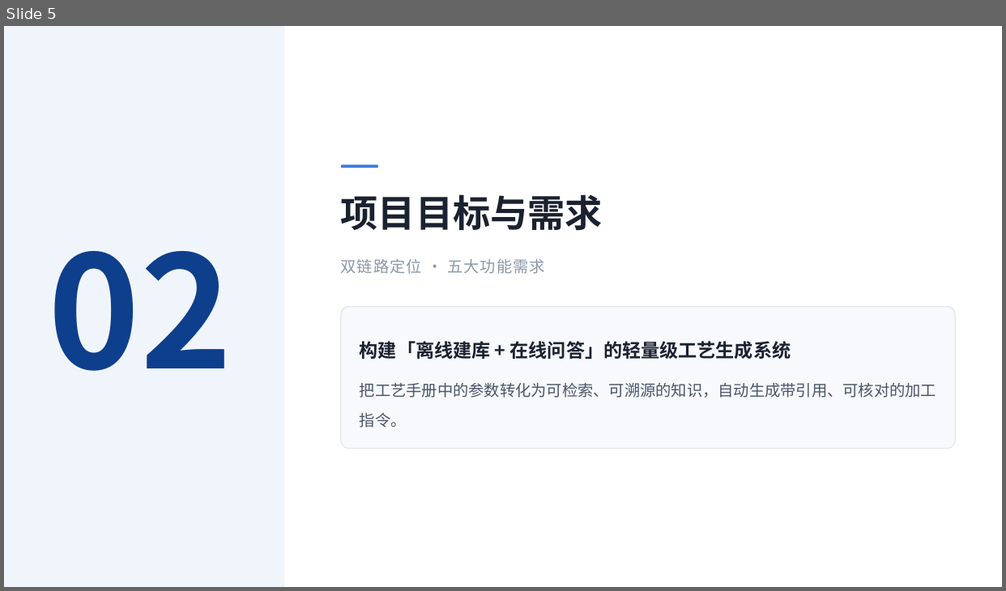
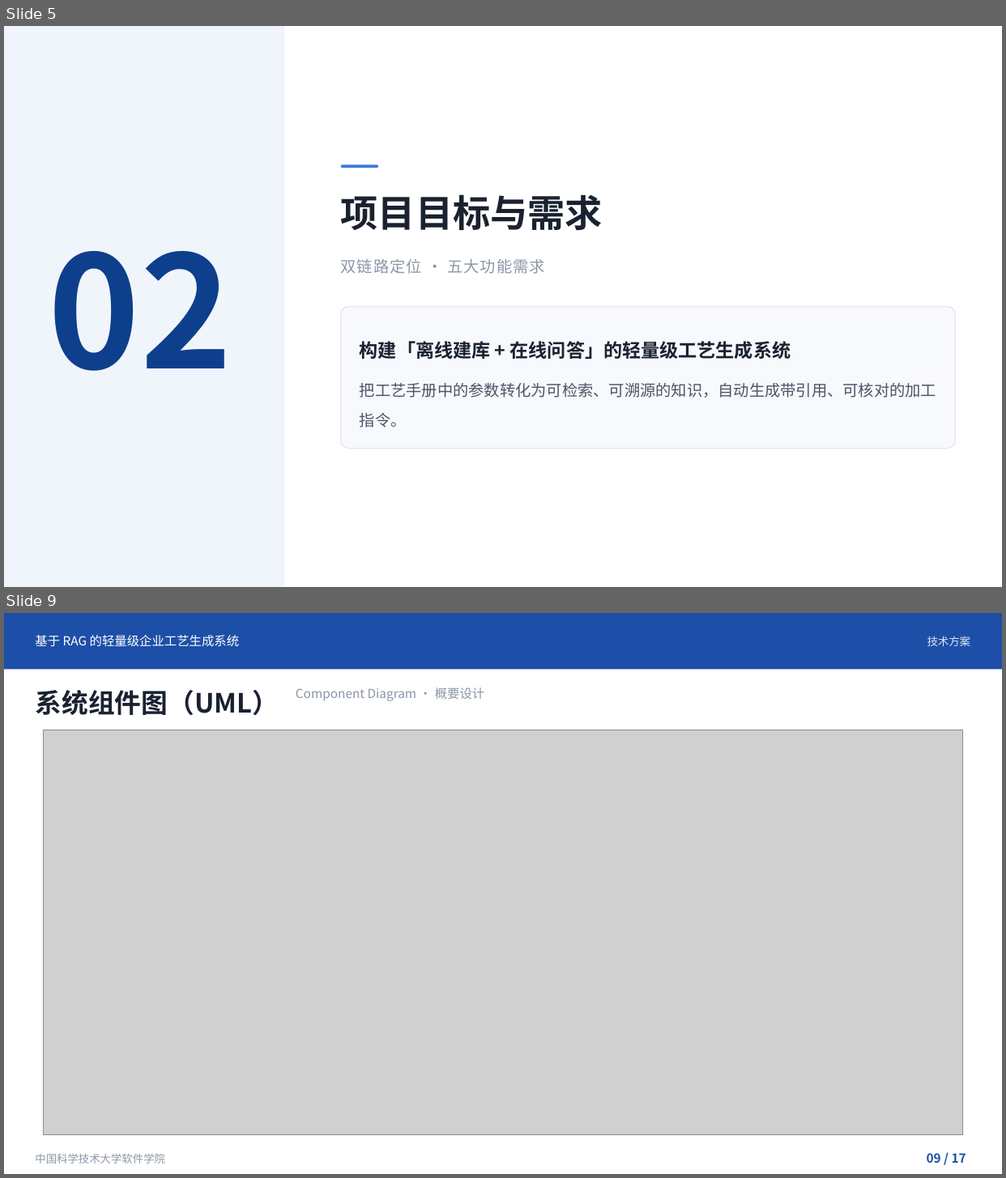
Before and after one commit to jiayun-xiong/craft-rag, a slide deck: 学校要求与提交材料/开题答辩.pptx. Shown one above the other, each under a label of ours: slide 5 before the commit, slides 5 and 9 after it; the slides between them are not shown. The pictures are 1006x591 and 1006x1178 pixels, drawn with LibreOffice and Linux fonts; fonts in the diff are those of the drawing; grey boxes stand for pictures. Boxes give left, top, right and bottom in pixels: in the first picture for what was removed or moved away, otherwise in the second. Text is boxed around its words. In the diff, an @@ line names an element or a change of style, - is before the commit and + after.

Commit message:
更新开题答辩PPT：补充用例图与组件图（UML规范），15页→17页

```diff
--- a/学校要求与提交材料/开题答辩.pptx
+++ b/学校要求与提交材料/开题答辩.pptx
@@ slide 9 added at (4, 613, 1002, 1174), background #FFFFFF @@
@@ rectangle added at (4, 613, 1002, 669), fill #1E4FA8 @@
@@ text added at (35, 635, 240, 646), 12 pt, text #FFFFFF @@
+基于 RAG 的轻量级企业工艺生成系统
@@ text added at (927, 636, 971, 646), 10.5 pt, text #FFFFFF at 85% opacity @@
+技术方案
@@ text added at (35, 690, 279, 715), 25.5 pt, text #1A2230, bold @@
+系统组件图（UML）
@@ text added at (296, 688, 485, 701), 12 pt, text #8B97A8 @@
+Component Diagram · 概要设计
@@ picture added at (43, 730, 963, 1135) @@
@@ text added at (35, 1154, 165, 1164), 10.5 pt, text #8B97A8 @@
+中国科学技术大学软件学院
@@ text added at (927, 1153, 966, 1163), 12 pt, text #1E4FA8, bold @@
+09 / 17
```
Also in this commit, not shown: 8 slides changed, 1 other slide added.
